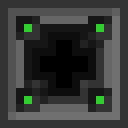
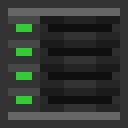
Layer changes from the first w=128, h=128 image to the second:
hid group "tansposer" (7 layers) over bbox(8, 8, 120, 120)
showed group "rack" (13 layers) over bbox(8, 8, 120, 120)
added group "diskdrive" with 2 layers in group "rack" over bbox(8, 8, 120, 120)
added layer "front on" (1st of 4, in "rack" › "diskdrive") in group "diskdrive" over bbox(16, 24, 32, 104)
added layer "front-terminal" (1st of 2, in "rack" › "diskdrive") in group "diskdrive" over bbox(8, 8, 120, 120)
added layer "front" (4th of 7, in "rack") in group "rack" over bbox(8, 8, 120, 120)
